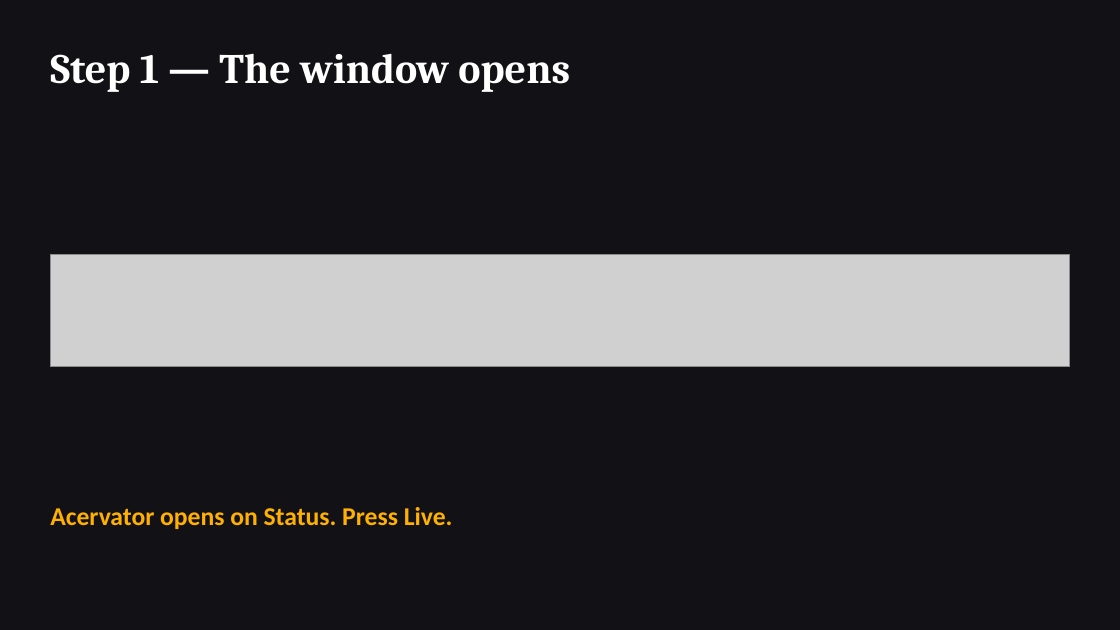
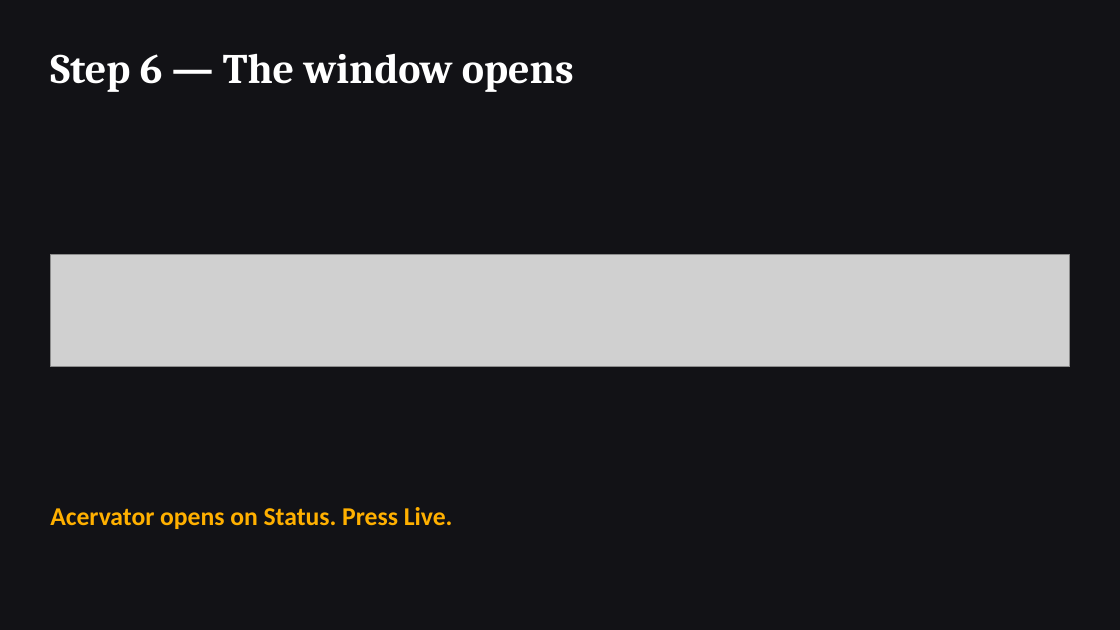
Before and after one commit to Acervator-LLC/ACERVATOR, a slide deck: slide 6 of docs/new-user-procedure/New-User-Procedure.pptx (slide 1 before the commit). Drawn at 1120x630 pixels with LibreOffice and Linux fonts; fonts in the diff are those of the drawing; grey boxes stand for pictures. Boxes give left, top, right and bottom in pixels: in the first picture for what was removed or moved away, otherwise in the second. Text is boxed around its words. In the diff, an @@ line names an element or a change of style, - is before the commit and + after.

```diff
--- a/docs/new-user-procedure/New-User-Procedure.pptx
+++ b/docs/new-user-procedure/New-User-Procedure.pptx
@@ text at <box>50,54,574,92</box>: text changed @@
-Step 1 — The window opens
+Step 6 — The window opens
```
Also in this commit, not shown: 6 other slides changed, 20 slides added, 5 other files.
